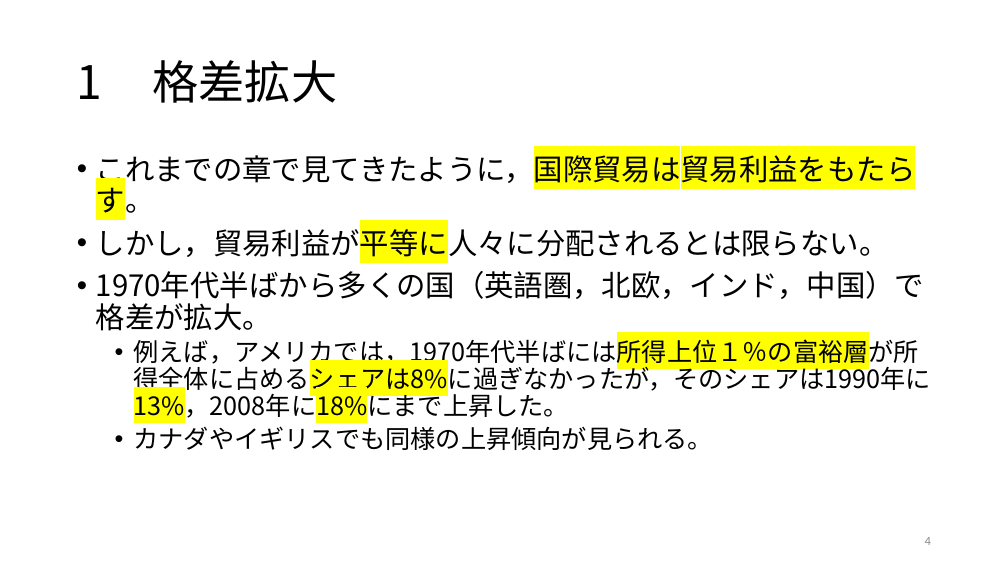
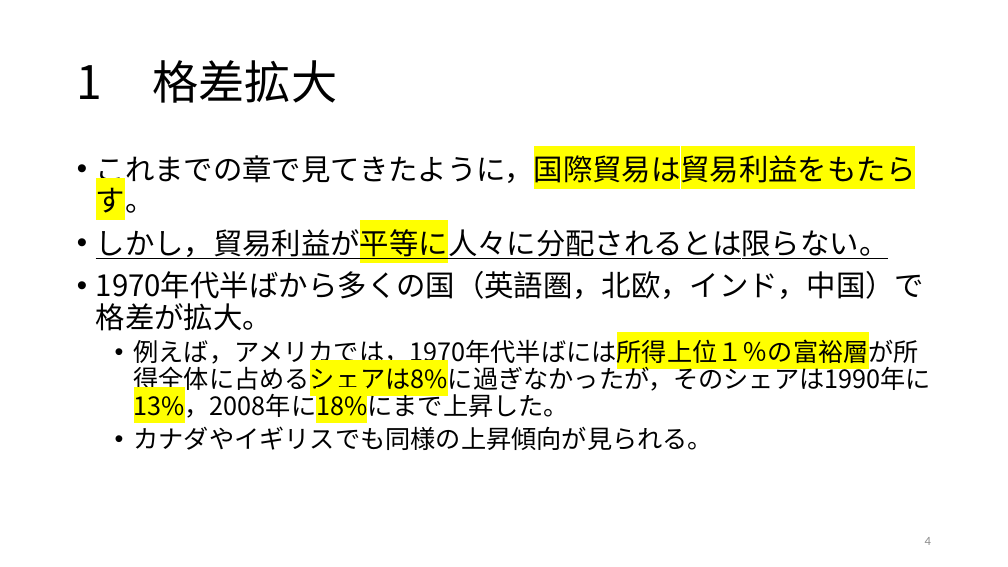
Before and after one commit to ayumu-tanaka/mof2025, a slide deck: slide 4 of slides/11グローバル化と格差.pptx. Drawn at 1008x567 pixels with LibreOffice and Linux fonts; fonts in the diff are those of the drawing. Boxes give left, top, right and bottom in pixels: in the first picture for what was removed or moved away, otherwise in the second. Text is boxed around its words. In the diff, an @@ line names an element or a change of style, - is before the commit and + after.

```diff
--- a/slides/11グローバル化と格差.pptx
+++ b/slides/11グローバル化と格差.pptx
@@ text at (96, 224, 889, 262): underline on in "しかし，貿易利益が平等に人々に分配されるとは限らない。" @@
```
Also in this commit, not shown: 6 other slides changed, 1 other file.
